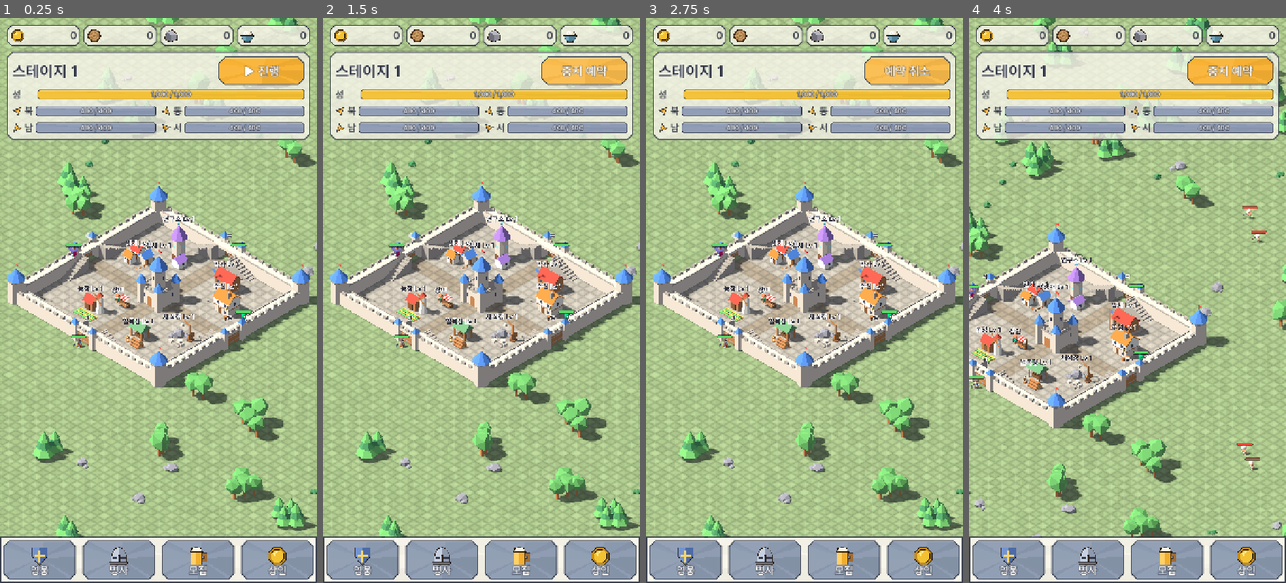
Above: before the commit, frames 1-4 (left to right).
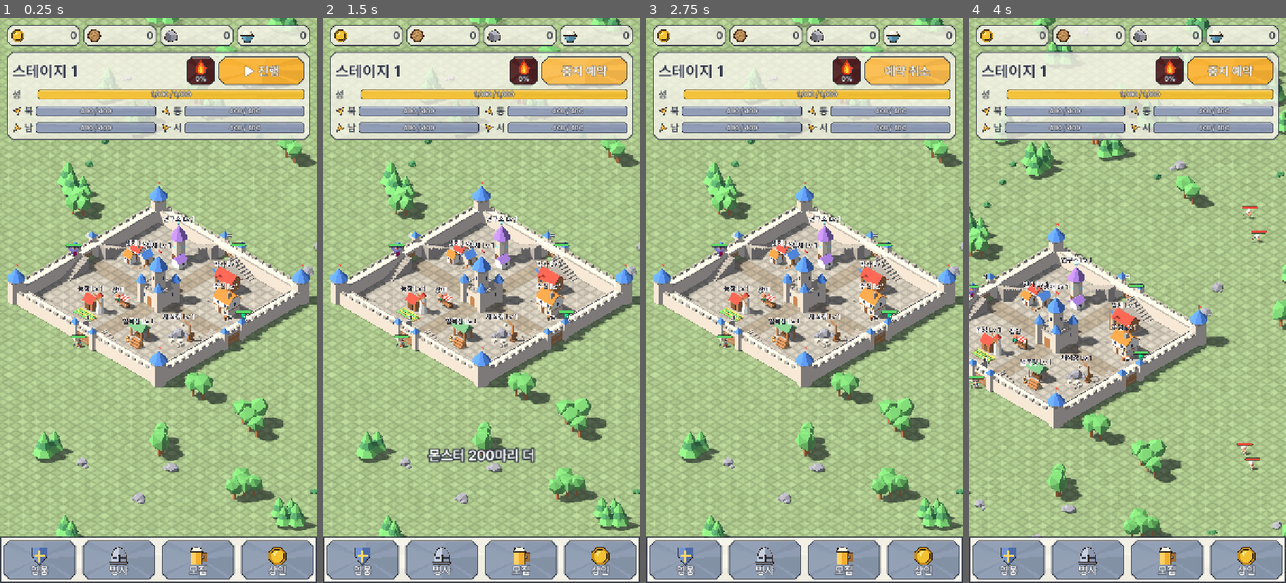
Above: after the commit, the same moments.

Repository: ILSEONG/CastleRPG
Game: Godot game, scene res://scenes/main.tscn
The game is run twice, just before and just after one commit, with the same random seed, the same clock (stepped at 60 frames per second) and the same inputs.
Inputs (mouse positions are in pixels of both pictures, inside the frame that each line leads up to):
- Up to frame 1 (0.25 s): no input
- Up to frame 2 (1.5 s): click (522, 68) at 0.52 s; click "▶ 진행" at 1.25 s
- Up to frame 3 (2.75 s): click "중지 예약" at 2 s
- Up to frame 4 (4 s): click "예약 취소" at 2.75 s; click (1054, 108) at 3.52 s

The runs differ from the first frame. In frame 1, 0.4% of the frame differs, in the area x 58-68%, y 6-12%; in frame 2, 1.2%, in the area x 32-68%, y 6-79%; in frame 3, 0.4%; in frame 4, 0.4%.

Commit message:
feat(fever): FEVER state, gauge button, 3x idle spawn (config keys, tests)
Co-Authored-By: Claude Sonnet 5.5 <noreply@anthropic.com>

Diff:
--- a/data/config.csv
+++ b/data/config.csv
@@ -39,3 +39,6 @@
 levelup_gold_R,30
 levelup_gold_SR,60
 levelup_gold_SSR,120
+fever_kills,200
+fever_sec,180
+fever_spawn_mult,3
--- a/project.godot
+++ b/project.godot
@@ -15,6 +15,7 @@
 GameState="*res://scripts/game_state.gd"
 Economy="*res://scripts/economy.gd"
 Net="*res://scripts/net.gd"
+Fever="*res://scripts/fever.gd"
 
 [castle]
 
--- /dev/null
+++ b/scripts/fever.gd
@@ -0,0 +1,105 @@
+extends Node
+## FEVER 상태(개정 14 §3). 오토로드 Fever. 방치 처치로 게이지(0~fever_kills)를 채우고, 가득 차면 start()로 fever_sec 동안 방치 스폰 배율.
+## 앱 로컬 저장(user://local.json). 씬 의존 없음 — 테스트는 .new()로 단독 생성해 save_path를 ""로 둔다.
+
+const GameData := preload("res://scripts/game_data.gd")
+const SAVE_EVERY := 5.0
+
+var gauge := 0
+var left := 0.0  # 남은 FEVER 초(0이면 꺼짐)
+var save_path := "user://local.json"  # ""이면 저장하지 않는다
+
+var _dirty := false
+var _save_cd := SAVE_EVERY
+
+
+func _ready() -> void:
+	load_save()
+
+
+func _process(delta: float) -> void:
+	advance(delta)
+	if _dirty:
+		_save_cd -= delta
+		if _save_cd <= 0.0:
+			save()
+
+
+func kills_needed() -> int:
+	return maxi(1, int(GameData.config_num("fever_kills")))
+
+
+func active() -> bool:
+	return left > 0.0
+
+
+func full() -> bool:
+	return gauge >= kills_needed()
+
+
+## 0..1 (버튼 채움 비율)
+func ratio() -> float:
+	return clampf(float(gauge) / kills_needed(), 0.0, 1.0)
+
+
+## 방치 스폰 속도 배율(FEVER 중 fever_spawn_mult, 아니면 1).
+func mult() -> float:
+	return maxf(1.0, GameData.config_num("fever_spawn_mult")) if active() else 1.0
+
+
+## 처치 한 번. 방치 모드 처치만 세고 FEVER 중엔 차지 않는다.
+func add_kill(idle: bool) -> void:
+	if not idle or active() or full():
+		return
+	gauge += 1
+	_dirty = true
+
+
+## 가득 찼고 꺼져 있을 때만 시작. 게이지는 0으로 돌아가 FEVER 뒤에 다시 찬다.
+func start() -> bool:
+	if not full() or active():
+		return false
+	left = GameData.config_num("fever_sec")
+	gauge = 0
+	save()
+	return true
+
+
+func advance(delta: float) -> void:
+	if left > 0.0:
+		left = maxf(0.0, left - delta)
+		_dirty = true
+
+
+func reset() -> void:
+	gauge = 0
+	left = 0.0
+	_dirty = false
+
+
+func save() -> void:
+	_dirty = false
+	_save_cd = SAVE_EVERY
+	if save_path == "":
+		return
+	var f := FileAccess.open(save_path, FileAccess.WRITE)
+	if f == null:
+		push_warning("fever save failed: %s" % error_string(FileAccess.get_open_error()))
+		return
+	f.store_string(JSON.stringify({"gauge": gauge, "left": left}))
+	f.close()
+
+
+## 없거나 깨진 파일은 0으로 시작한다.
+func load_save() -> void:
+	reset()
+	if save_path == "" or not FileAccess.file_exists(save_path):
+		return
+	var json := JSON.new()
+	if json.parse(FileAccess.get_file_as_string(save_path)) != OK or not (json.data is Dictionary):
+		return
+	var g = json.data.get("gauge")
+	var l = json.data.get("left")
+	if (g is float or g is int) and (l is float or l is int):
+		gauge = clampi(int(g), 0, kills_needed())
+		left = clampf(float(l), 0.0, GameData.config_num("fever_sec"))
--- /dev/null
+++ b/scripts/fever_button.gd
@@ -0,0 +1,143 @@
+extends Button
+## FEVER 버튼(개정 14 §3): 각진 불꽃 + 아래서 위로 차오르는 빨간 면 게이지 + 퍼센트. 가득 차면 불꽃 일렁임·테두리 맥동·불씨·"FEVER!".
+## FEVER 중엔 남은 시간과 계속 타는 불꽃, 화면 가장자리 붉은 빛, 시작 때 가운데 "FEVER!" 큰 글자. 상태는 오토로드 Fever.
+
+const UiKit := preload("res://scripts/ui_kit.gd")
+const LowpolyBox := preload("res://scripts/lowpoly_box.gd")
+
+const SIZE := Vector2(64, 64)
+const BASE := Color(0.30, 0.12, 0.12)
+const RED := Color(0.86, 0.14, 0.10)
+const INK := Color(0.16, 0.18, 0.24)
+const FIRE_OUT := Color(0.92, 0.22, 0.10)
+const FIRE_MID := Color(1.0, 0.55, 0.12)
+const FIRE_IN := Color(1.0, 0.88, 0.25)
+const BANNER_SEC := 0.8
+# 단위 좌표(-0.5..0.5) 불꽃 윤곽. 0·1·7번은 위쪽 꼭짓점이라 일렁인다.
+const FLAME := [Vector2(0, -0.5), Vector2(0.2, -0.2), Vector2(0.38, 0.05), Vector2(0.3, 0.38), Vector2(0, 0.5), Vector2(-0.3, 0.38), Vector2(-0.38, 0.05), Vector2(-0.2, -0.2)]
+
+var banner_left := 0.0  # 시작 "FEVER!" 큰 글자 남은 초
+var _t := 0.0
+var _edge: Control
+var _banner: Label
+
+
+func _ready() -> void:
+	custom_minimum_size = SIZE
+	focus_mode = Control.FOCUS_NONE
+	UiKit.apply_button(self, BASE, 10.0)
+	pressed.connect(_on_pressed)
+	var layer := CanvasLayer.new()
+	add_child(layer)
+	_edge = Control.new()
+	_edge.set_anchors_and_offsets_preset(Control.PRESET_FULL_RECT)
+	_edge.mouse_filter = Control.MOUSE_FILTER_IGNORE
+	_edge.draw.connect(_draw_edge)
+	layer.add_child(_edge)
+	_banner = Label.new()
+	_banner.set_anchors_and_offsets_preset(Control.PRESET_CENTER)
+	_banner.grow_horizontal = Control.GROW_DIRECTION_BOTH
+	_banner.grow_vertical = Control.GROW_DIRECTION_BOTH
+	_banner.horizontal_alignment = HORIZONTAL_ALIGNMENT_CENTER
+	_banner.text = "FEVER!"
+	_banner.add_theme_font_size_override("font_size", 96)
+	_banner.add_theme_color_override("font_color", FIRE_MID)
+	_banner.add_theme_color_override("font_outline_color", Color(0.45, 0.06, 0.04))
+	_banner.add_theme_constant_override("outline_size", 20)
+	_banner.mouse_filter = Control.MOUSE_FILTER_IGNORE
+	_banner.visible = false
+	layer.add_child(_banner)
+
+
+func _process(delta: float) -> void:
+	_t += delta
+	if banner_left > 0.0:
+		banner_left -= delta
+		_banner.modulate.a = clampf(banner_left / 0.3, 0.0, 1.0)
+	_banner.visible = banner_left > 0.0
+	_edge.visible = Fever.active()
+	if _edge.visible:
+		_edge.queue_redraw()
+	queue_redraw()
+
+
+func _on_pressed() -> void:
+	if Fever.active():
+		return
+	if Fever.start():
+		banner_left = BANNER_SEC
+	else:
+		Economy.notice.emit("몬스터 %d마리 더" % (Fever.kills_needed() - Fever.gauge))
+
+
+## 버튼 글자: FEVER 중 남은 시간 "2:59", 가득 "FEVER!", 아니면 "73%".
+func label_text() -> String:
+	if Fever.active():
+		return "%d:%02d" % [ceili(Fever.left) / 60, ceili(Fever.left) % 60]
+	return "FEVER!" if Fever.full() else "%d%%" % floori(Fever.ratio() * 100.0)
+
+
+## 버튼에 올라가는 내용: 게이지 면, 불꽃, 글자, 가득/FEVER 중 효과.
+func _draw() -> void:
+	var hot: bool = Fever.full() or Fever.active()
+	var inner := Rect2(Vector2.ZERO, size).grow(-6.0)
+	if not Fever.active():
+		var h := inner.size.y * Fever.ratio()
+		if h > 0.5:
+			var a := Vector2(inner.position.x, inner.end.y - h)
+			var b := Vector2(inner.end.x, inner.end.y - h)
+			var c := inner.end
+			var d := Vector2(inner.position.x, inner.end.y)
+			draw_colored_polygon(PackedVector2Array([a, b, d]), RED.lightened(0.1))  # 두 면: 위쪽 밝게, 아래쪽 어둡게
+			draw_colored_polygon(PackedVector2Array([b, c, d]), RED.darkened(0.2))
+	if hot:
+		var pulse := 0.5 + 0.5 * sin(_t * 7.0)
+		var pts := LowpolyBox.octagon(Rect2(Vector2.ZERO, size).grow(-1.5), 10.0)
+		pts.append(pts[0])
+		draw_polyline(pts, Color(1.0, 0.6, 0.15, 0.45 + 0.55 * pulse), 3.0)
+		for i in 5:  # 불씨 삼각형이 위로 떠오르며 사라진다
+			var ph := fposmod(_t * 0.8 + i * 0.2, 1.0)
+			var p := Vector2(size.x * 0.5 + sin(i * 2.3) * 18.0, size.y - 14.0 - ph * (size.y - 18.0))
+			var r := 3.5 * (1.0 - ph) + 1.0
+			draw_colored_polygon(PackedVector2Array([p + Vector2(0, -r), p + Vector2(r, r), p + Vector2(-r, r)]), Color(FIRE_IN, 1.0 - ph))
+	_draw_flame(Vector2(size.x * 0.5, 24.0), 36.0, hot)
+	var text := label_text()
+	var font := get_theme_default_font()
+	var fs := 15
+	var pos := Vector2(0, size.y - 9.0)
+	draw_string_outline(font, pos, text, HORIZONTAL_ALIGNMENT_CENTER, size.x, fs, 5, Color(INK, 0.9))
+	draw_string(font, pos, text, HORIZONTAL_ALIGNMENT_CENTER, size.x, fs, Color.WHITE)
+
+
+## 각진 불꽃: 바깥(빨강) 두 면 + 가운데(주황) + 안쪽(노랑). hot이면 위쪽 꼭짓점이 사인으로 일렁인다.
+func _draw_flame(center: Vector2, px: float, hot: bool) -> void:
+	var amp := 0.05 if hot else 0.0
+	var pts := PackedVector2Array()
+	for i in FLAME.size():
+		var p: Vector2 = FLAME[i]
+		if i in [0, 1, 7]:
+			p.x += sin(_t * 9.0 + i * 1.7) * amp * 2.0
+			p.y += sin(_t * 6.0 + i) * amp
+		pts.append(center + p * px)
+	var mid := center + Vector2(0, 0.1) * px
+	draw_colored_polygon(PackedVector2Array([pts[0], pts[1], pts[2], pts[3], pts[4], mid]), FIRE_OUT.lightened(0.08))  # 오른쪽 면
+	draw_colored_polygon(PackedVector2Array([pts[0], mid, pts[4], pts[5], pts[6], pts[7]]), FIRE_OUT.darkened(0.12))  # 왼쪽 면
+	draw_colored_polygon(PackedVector2Array([center + Vector2(0.02, -0.28) * px, center + Vector2(0.2, 0.08) * px, center + Vector2(0.14, 0.34) * px,
+		center + Vector2(-0.14, 0.34) * px, center + Vector2(-0.2, 0.08) * px]), FIRE_MID)
+	draw_colored_polygon(PackedVector2Array([center + Vector2(0, -0.05) * px, center + Vector2(0.11, 0.2) * px, center + Vector2(0, 0.36) * px,
+		center + Vector2(-0.11, 0.2) * px]), FIRE_IN)
+	pts.append(pts[0])
+	draw_polyline(pts, Color(INK, 0.8), 1.5)
+
+
+## FEVER 중 화면 가장자리의 얇은 붉은 면 띠(맥동).
+func _draw_edge() -> void:
+	var s := _edge.size
+	var w := 26.0 + 8.0 * sin(_t * 4.0)
+	var c := Color(0.95, 0.12, 0.06, 0.28 + 0.12 * sin(_t * 4.0))
+	var clear := Color(c, 0.0)
+	var cols := PackedColorArray([c, c, clear, clear])
+	_edge.draw_polygon(PackedVector2Array([Vector2(0, 0), Vector2(s.x, 0), Vector2(s.x - w, w), Vector2(w, w)]), cols)
+	_edge.draw_polygon(PackedVector2Array([Vector2(0, s.y), Vector2(s.x, s.y), Vector2(s.x - w, s.y - w), Vector2(w, s.y - w)]), cols)
+	_edge.draw_polygon(PackedVector2Array([Vector2(0, 0), Vector2(0, s.y), Vector2(w, s.y - w), Vector2(w, w)]), cols)
+	_edge.draw_polygon(PackedVector2Array([Vector2(s.x, 0), Vector2(s.x, s.y), Vector2(s.x - w, s.y - w), Vector2(s.x - w, w)]), cols)
--- a/scripts/game_data.gd
+++ b/scripts/game_data.gd
@@ -29,7 +29,8 @@
 	"spawn_spacing_sec", "accum_cap_min", "badge_min", "merchant_jackpot_p", "merchant_jackpot_rate", "merchant_rate_min",
 	"merchant_rate_max", "merchant_rate_step", "merchant_low_high_ratio", "kill_rate_cap", "hero_max_stars", "hero_star_bonus",
 	"gacha_cost_1", "gacha_cost_10", "gacha_rate_ssr", "gacha_rate_sr", "gacha_10_min_sr",
-	"hero_max_level_base", "hero_max_level_per_star", "hero_level_stat", "levelup_gold_R", "levelup_gold_SR", "levelup_gold_SSR"]
+	"hero_max_level_base", "hero_max_level_per_star", "hero_level_stat", "levelup_gold_R", "levelup_gold_SR", "levelup_gold_SSR",
+	"fever_kills", "fever_sec", "fever_spawn_mult"]
 const CONFIG_LIST_KEYS := ["starter_heroes"]
 # --- 건물(개정 12). 서버 rules.ts·seed.ts와 같은 규칙 ---
 const BUILDING_STR_COLS := ["id", "name"]
--- a/scripts/hud.gd
+++ b/scripts/hud.gd
@@ -12,6 +12,7 @@
 const UiKit := preload("res://scripts/ui_kit.gd")
 const Formation := preload("res://scripts/formation.gd")
 const CameraRig := preload("res://scripts/camera_rig.gd")
+const FeverButtonScript := preload("res://scripts/fever_button.gd")
 const TAB_BAR_H := 104  # 하단 탭 바 높이(tab_bar.gd, 개정 11 §2.3)
 const STAGE_BUTTON := Vector2(196, 64)  # 상단 스테이지 버튼(개정 12-2 §1)
 const BAND_BOTTOM := -(TAB_BAR_H + 12)  # 끊김 띠는 탭 바 위 12px에서 위로 자란다
@@ -33,6 +34,7 @@
 var _hp := {}  # CASTLE·면 → {bar, num, flash: 테두리 번쩍임 Control, left: 남은 번쩍임 초, last: 지난 HP}
 var _center: Label
 var _button: Button
+var _fever: Button  # FEVER 버튼(fever_button.gd)
 var _chips := {}  # 아이콘 kind(gold·wood·stone·food) → 숫자 Label
 var _chip_row: Control
 var _banner: Control  # 온라인 띠(아래 버튼 위): 끊김 "서버 연결 중…" + 웹 비영구 저장소 경고
@@ -70,6 +72,9 @@
 	_title_box.mouse_filter = Control.MOUSE_FILTER_IGNORE
 	_title_box.add_theme_constant_override("separation", 8)
 	head.add_child(_title_box)
+	head.add_theme_constant_override("separation", 8)
+	_fever = FeverButtonScript.new()  # [진행] 바로 왼쪽(개정 14 §3)
+	head.add_child(_fever)
 	_stage_label = Label.new()
 	_stage_label.size_flags_vertical = Control.SIZE_SHRINK_CENTER
 	_stage_label.add_theme_font_size_override("font_size", 36)
--- a/scripts/main.gd
+++ b/scripts/main.gd
@@ -119,6 +119,7 @@
 		Economy.notice.emit(EXPANDED_TEXT)
 	if rebuilds == 0 and _auto_stage_requested():
 		Economy.save_path = ""  # 개발 실행은 실제 저장 파일을 건드리지 않는다
+		Fever.save_path = ""
 		seed(1)  # 스폰 흩어짐 고정 → E2E 로그 재현
 		GameState.start_stage()
 
--- a/scripts/spawner.gd
+++ b/scripts/spawner.gd
@@ -23,7 +23,7 @@
 func _process(delta: float) -> void:
 	if _events.is_empty():
 		return
-	_clock += delta
+	_clock += delta * (1.0 if _stage_mode else Fever.mult())  # FEVER: 방치 스폰만 배속(개정 14 §3)
 	while _cursor < _events.size() and _events[_cursor].time <= _clock:
 		if _live >= GameData.config_num("max_live_monsters"):
 			return  # 상한. 스케줄은 지연되고 다음 프레임에 재시도
@@ -70,3 +70,4 @@
 func _on_monster_died(m) -> void:
 	_live = maxi(0, _live - 1)
 	Economy.add_kill(m.kind, m.stage)  # 리필 제거(_vanish)는 died를 안 내므로 골드 없음
+	Fever.add_kill(GameState.mode == GameState.Mode.IDLE)  # 방치 처치만 FEVER 게이지에 센다
--- a/tests/ai_check.gd
+++ b/tests/ai_check.gd
@@ -33,6 +33,8 @@
 func _ready() -> void:
 	OS.add_logger(_errors)
 	Economy.save_path = ""  # 실제 저장 파일을 건드리지 않는다
+	Fever.save_path = ""
+	Fever.reset()
 	Economy.reset(Time.get_unix_time_from_system())
 	_main = preload("res://scenes/main.tscn").instantiate()
 	add_child(_main)
@@ -378,6 +380,7 @@
 	await _levelup_case()
 	await _idle_invincible_case()
 	await _attack_sync()
+	await _fever_spawn()
 	await _building_cases()  # 월드를 다시 만든다 — 마지막
 
 
@@ -1045,3 +1048,28 @@
 	_remove_hero(h)
 	_clear_monsters()
 	await _frames(1)
+
+
+## 개정 14 §3 FEVER 스폰: 방치 스포너는 FEVER 중 같은 시간에 3배(±1 사이클) 마리를 내고, 스테이지 모드는 변화가 없다.
+func _fever_spawn() -> void:
+	var counts := {}
+	for k in ["idle", "idle_fever", "stage", "stage_fever"]:
+		Fever.reset()
+		if k.ends_with("fever"):
+			Fever.left = 180.0
+		GameState.mode = GameState.Mode.IDLE if k.begins_with("idle") else GameState.Mode.STAGE
+		var holder := Node.new()
+		add_child(holder)
+		var sp = SpawnerScript.new()
+		sp.castle = _main.castle
+		holder.add_child(sp)  # _ready가 모드의 스케줄을 읽는다
+		for i in 800:  # 40 s
+			sp._process(0.05)
+		counts[k] = sp._live
+		holder.queue_free()
+		await _frames(1)
+	Fever.reset()
+	GameState.mode = GameState.Mode.STAGE
+	_clear_monsters()
+	_check(counts.idle >= 8 and absi(counts.idle_fever - 3 * counts.idle) <= 4, "(fever) FEVER triples the idle spawn count over the same time (±1 cycle)", str(counts))
+	_check(counts.stage == counts.stage_fever and counts.stage > 0, "(fever) stage mode spawns are unchanged by FEVER", str(counts))
--- a/tests/input_check.gd
+++ b/tests/input_check.gd
@@ -31,6 +31,8 @@
 func _ready() -> void:
 	OS.add_logger(_errors)
 	Economy.save_path = ""  # 실제 저장 파일을 건드리지 않는다
+	Fever.save_path = ""
+	Fever.reset()
 	Economy.reset(Time.get_unix_time_from_system())
 	get_window().size = Vector2i(360, 640)
 	_main = preload("res://scenes/main.tscn").instantiate()
@@ -603,6 +605,7 @@
 	recruit.close()
 	await _guard_wait()
 	await _buildings_ui(tabs, hud, recruit)
+	await _fever_ui(hud)
 	await _top_hud(hud)
 
 
@@ -973,3 +976,31 @@
 	Economy.build = {}
 	Economy.changed.emit()
 	print("INPUT INFO: tabs %s (720x1280 logical)" % [tabs.buttons.values().map(func(b): return b.get_global_rect())])
+
+
+## 개정 14 §3 FEVER 버튼: [진행] 왼쪽, 미충전 탭은 "몬스터 N마리 더" 알림, 충전 뒤 탭은 FEVER 시작(남은 시간 표시).
+func _fever_ui(hud) -> void:
+	var fb = hud._fever
+	Fever.reset()
+	Fever.gauge = 73
+	await _frames(2)
+	var fr: Rect2 = fb.get_global_rect()
+	var br: Rect2 = hud._button.get_global_rect()
+	print("INPUT INFO: fever button %s, stage button %s" % [fr, br])
+	_check(fr.end.x <= br.position.x and absf(fr.get_center().y - br.get_center().y) < 12.0 and fb.label_text() == "36%",
+		"(fever) the button sits left of [진행] on the same row and reads 36%", "fever=%s stage=%s text=%s" % [fr, br, fb.label_text()])
+	await _tap(fr.get_center())
+	_check(not Fever.active() and Fever.gauge == 73 and hud._toast.visible and hud._toast.text == "몬스터 127마리 더",
+		"(fever) tapping an uncharged button only toasts how many more kills", "gauge=%d toast=%s" % [Fever.gauge, hud._toast.text])
+	Fever.gauge = Fever.kills_needed()
+	await _frames(2)
+	_check(fb.label_text() == "FEVER!", "(fever) a full gauge reads FEVER!", fb.label_text())
+	await _tap(fr.get_center())
+	await _frames(2)
+	_check(Fever.active() and Fever.left > 170.0 and Fever.gauge == 0 and fb.label_text() == "3:00" and fb.banner_left > 0.0,
+		"(fever) tapping a full button starts FEVER: timer 3:00 on the button, big banner", "left=%.1f text=%s banner=%.2f" % [Fever.left, fb.label_text(), fb.banner_left])
+	Fever.left = 119.5
+	await _frames(1)
+	_check(fb.label_text() == "2:00" or fb.label_text() == "1:59", "(fever) the button shows the time left", fb.label_text())
+	Fever.reset()
+	await _frames(1)
--- a/tests/online_check.gd
+++ b/tests/online_check.gd
@@ -47,6 +47,7 @@
 func _ready() -> void:
 	OS.add_logger(_errors)
 	Engine.max_fps = 60
+	Fever.save_path = ""  # 개정 14: 테스트는 user://local.json을 쓰지 않는다
 	get_window().size = Vector2i(360, 640)  # 논리 화면 720×1280(input_check와 같다)
 	var phase := Net.arg_value("phase")
 	var device := Net.arg_value("device")
--- a/tests/run_tests.gd
+++ b/tests/run_tests.gd
@@ -81,6 +81,7 @@
 	test_hero_levels()
 	test_hit_frac()
 	test_buildings()
+	test_fever()
 	if _errors.count > 0:
 		printerr("SCRIPT ERRORS %d" % _errors.count)
 	_fails += _errors.count
@@ -1829,3 +1830,47 @@
 		check(ap.has_animation(anim) and ap.get_animation(anim).length > 0.0, "%s plays %s" % [used[anim], anim])
 		root.free()
 	check(Art.ATTACK_FIT > 0.0 and Art.ATTACK_FIT < 1.0, "attack animation fits inside the interval (x %.2f)" % Art.ATTACK_FIT)
+
+
+## 개정 14 §3 FEVER 상태: 게이지(방치 처치만, 200에서 가득, FEVER 중 안 참), 시작 조건, 스폰 배율, 저장.
+func test_fever() -> void:
+	GameData.load_tables()
+	var f = preload("res://scripts/fever.gd").new()
+	f.save_path = ""
+	check(f.kills_needed() == 200 and GameData.config_num("fever_sec") == 180.0 and GameData.config_num("fever_spawn_mult") == 3.0, "fever config keys")
+	for i in 50:
+		f.add_kill(false)  # 스테이지 모드 처치는 세지 않는다
+	check(f.gauge == 0, "stage-mode kills do not charge the gauge")
+	for i in 199:
+		f.add_kill(true)
+	check(f.gauge == 199 and not f.full() and not f.start() and f.mult() == 1.0, "199 idle kills: not full, cannot start, spawn mult 1")
+	f.add_kill(true)
+	f.add_kill(true)
+	check(f.gauge == 200 and f.full() and f.ratio() == 1.0, "200 idle kills fill the gauge (and stay at 200)")
+	check(f.start() and f.active() and f.gauge == 0 and f.left == 180.0 and f.mult() == 3.0, "start: 180 s, gauge back to 0, spawn mult 3")
+	f.add_kill(true)
+	check(f.gauge == 0 and not f.start(), "the gauge does not charge during FEVER")
+	f.advance(179.0)
+	check(f.active() and f.mult() == 3.0, "still FEVER at 179 s")
+	f.advance(2.0)
+	check(not f.active() and f.left == 0.0 and f.mult() == 1.0, "FEVER ends after 180 s")
+	f.add_kill(true)
+	check(f.gauge == 1, "the gauge charges again from 0 after FEVER")
+	# 저장·불러오기(임시 파일)
+	var p := "user://fever_test.json"
+	f.save_path = p
+	f.gauge = 73
+	f.left = 42.5
+	f.save()
+	var g = preload("res://scripts/fever.gd").new()
+	g.save_path = p
+	g.load_save()
+	check(g.gauge == 73 and g.left == 42.5, "save/load round trip")
+	var w := FileAccess.open(p, FileAccess.WRITE)
+	w.store_string("{broken")
+	w.close()
+	g.load_save()
+	check(g.gauge == 0 and g.left == 0.0, "a corrupt file starts from zero")
+	DirAccess.remove_absolute(p)
+	f.free()
+	g.free()
Not shown, added: scripts/fever.gd.uid
Not shown, added: scripts/fever_button.gd.uid
Not shown, changed: server/src/seed.ts
